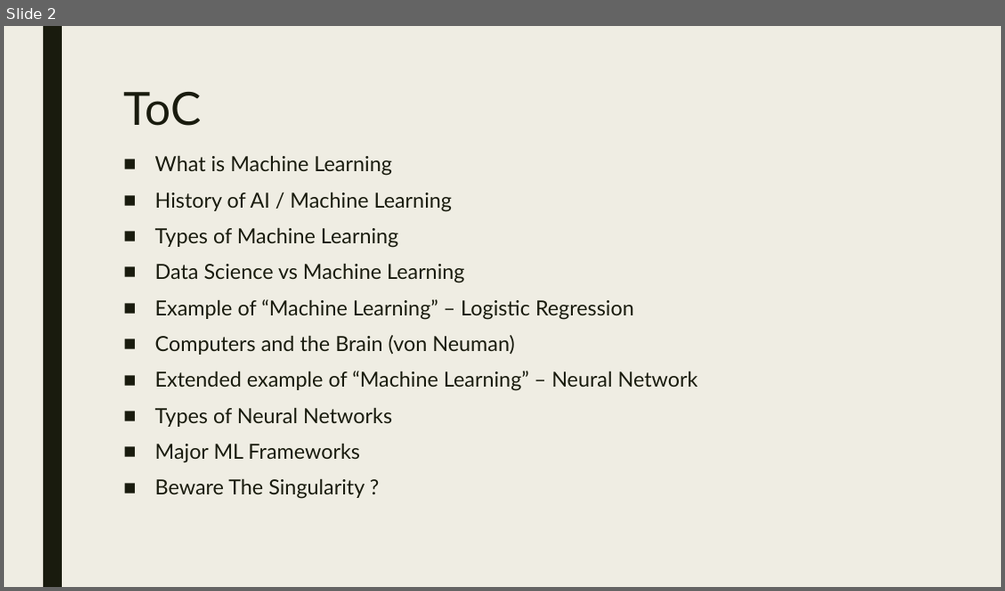
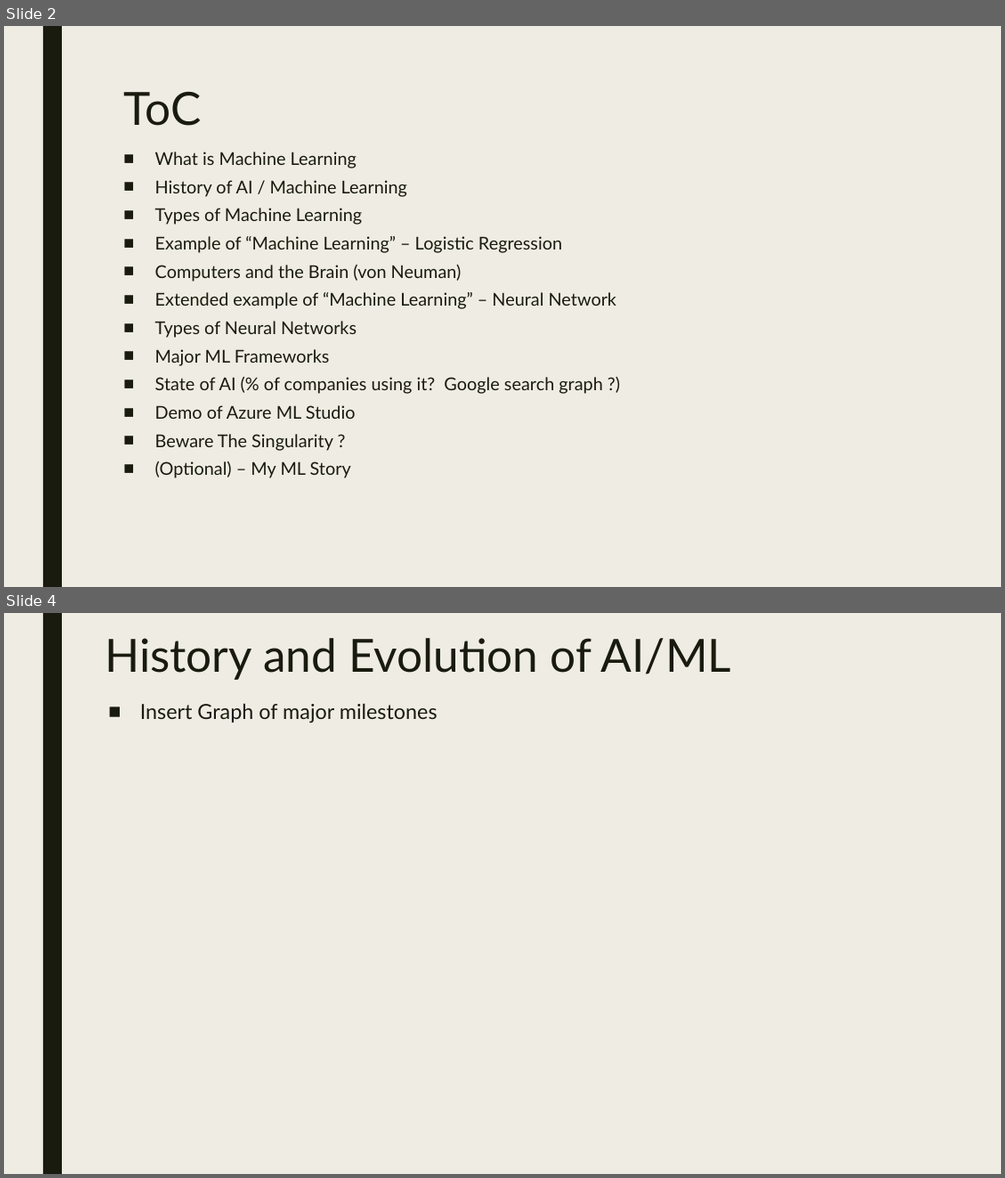
Before and after one commit to dougfoo/machineLearning, a slide deck: talks/MachineLearning101.pptx. Shown one above the other, each under a label of ours: slide 2 before the commit, slides 2 and 4 after it; the slides between them are not shown. The pictures are 1005x591 and 1005x1178 pixels, drawn with LibreOffice and Linux fonts; fonts in the diff are those of the drawing. Boxes give left, top, right and bottom in pixels: in the first picture for what was removed or moved away, otherwise in the second. Text is boxed around its words. In the diff, an @@ line names an element or a change of style, - is before the commit and + after.

```diff
--- a/talks/MachineLearning101.pptx
+++ b/talks/MachineLearning101.pptx
@@ slide 4 added at (x1=4, y1=613, x2=1001, y2=1174), background #EFEDE3; not listed: 1 template element that a slide beside it also shows @@
@@ title added at (x1=105, y1=638, x2=731, y2=680), 44 pt, text #191B0E @@
+History and Evolution of AI/ML
@@ text added at (x1=140, y1=703, x2=437, y2=723), 20 pt, text #191B0E @@
+■ Insert Graph of major milestones
@@ slide 2 changed as well @@
@@ text at (x1=155, y1=151, x2=616, y2=451): size 20 to 17 pt in "What is Machine Learning", "History of AI / Machine Learning", "Types of Machine Learning", "Example of “Machine Learning” – Logistic Regression" and 5 more places; line spacing 0.94 to 0.74 @@
@@ text at (x1=155, y1=263, x2=464, y2=283): paragraph removed @@
-■ Data Science vs Machine Learning
@@ text at (x1=155, y1=377, x2=602, y2=418): paragraphs added @@
+■ State of AI (% of companies using it? Google search graph ?)
+■ Demo of Azure ML Studio
@@ text at (x1=155, y1=461, x2=351, y2=478): paragraph added @@
+■ (Optional) – My ML Story
```
Also in this commit, not shown: 1 other slide changed, 3 other slides added, 1 slide removed, 3 other files.
